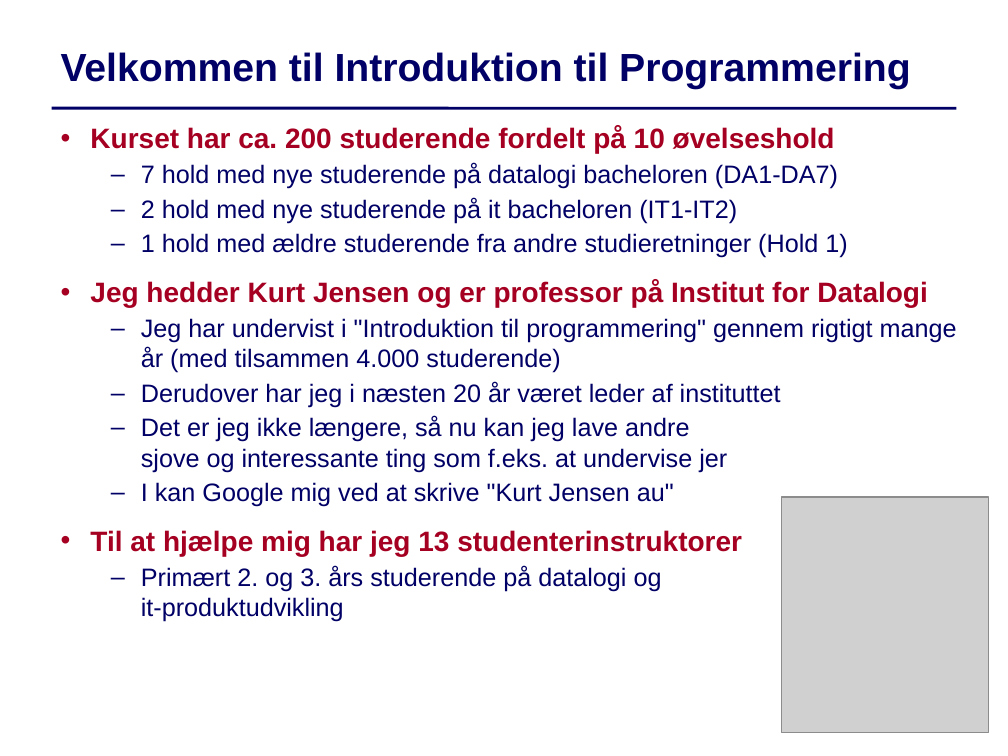
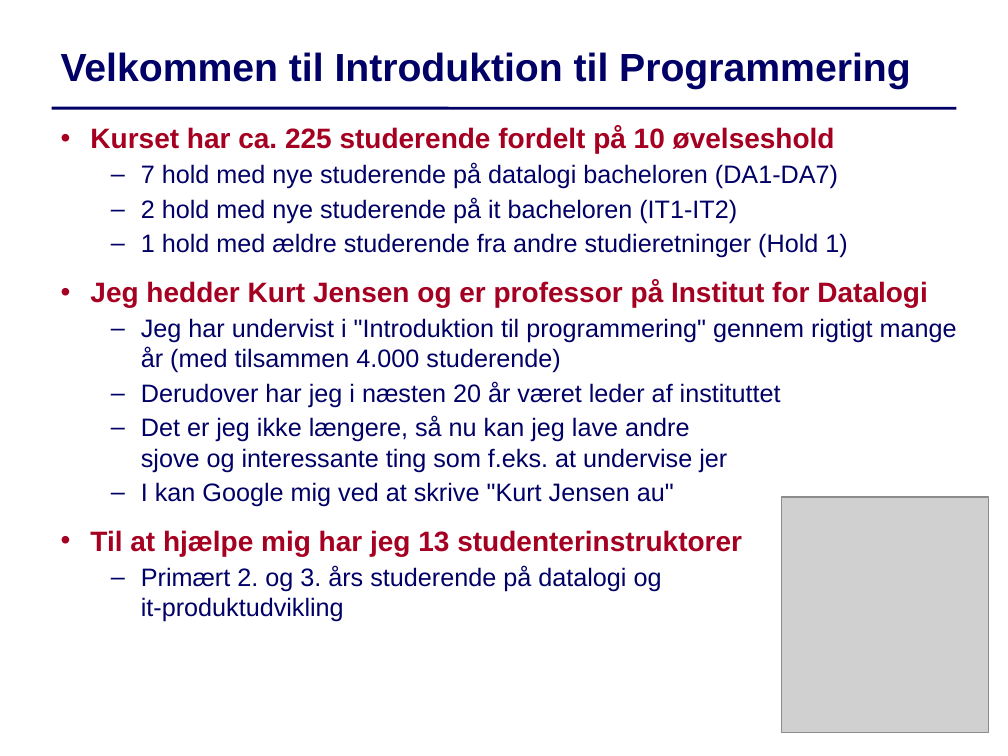
Before and after one commit to IntProgAU/Materiale, a slide deck: slide 1 of web/e22/uge_1a/Slides-Uge1-Mandag.pptx. Drawn at 1008x756 pixels with LibreOffice and Linux fonts; fonts in the diff are those of the drawing; grey boxes stand for pictures. Boxes give left, top, right and bottom in pixels: in the first picture for what was removed or moved away, otherwise in the second. Text is boxed around its words. In the diff, an @@ line names an element or a change of style, - is before the commit and + after.

```diff
--- a/web/e22/uge_1a/Slides-Uge1-Mandag.pptx
+++ b/web/e22/uge_1a/Slides-Uge1-Mandag.pptx
@@ text at (90, 127, 835, 154): text changed @@
-  • Kurset har ca. 200 studerende fordelt på 10 øvelseshold
+  • Kurset har ca. 225 studerende fordelt på 10 øvelseshold
```
Also in this commit, not shown: 13 other slides changed, 3 slides removed, 19 other files.
